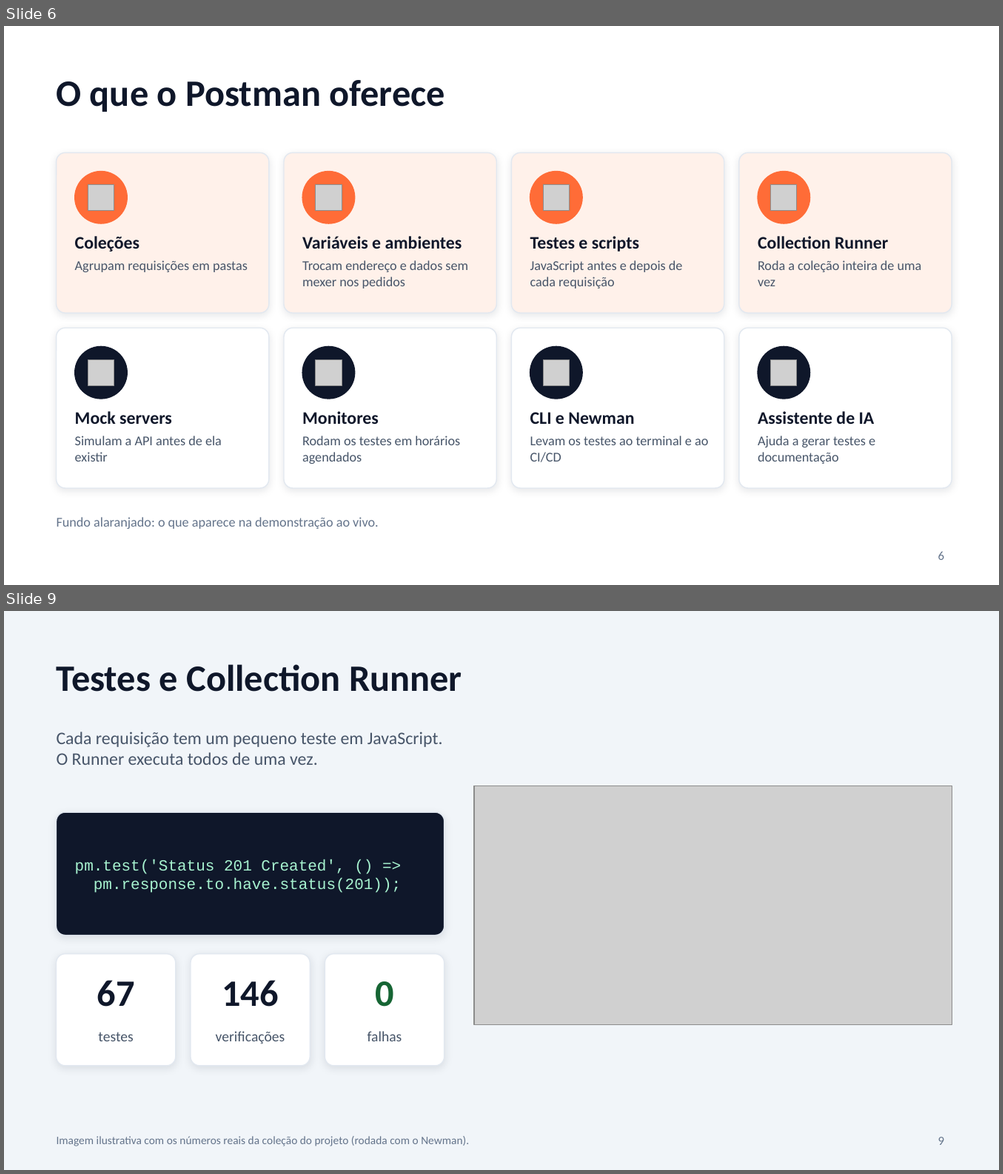
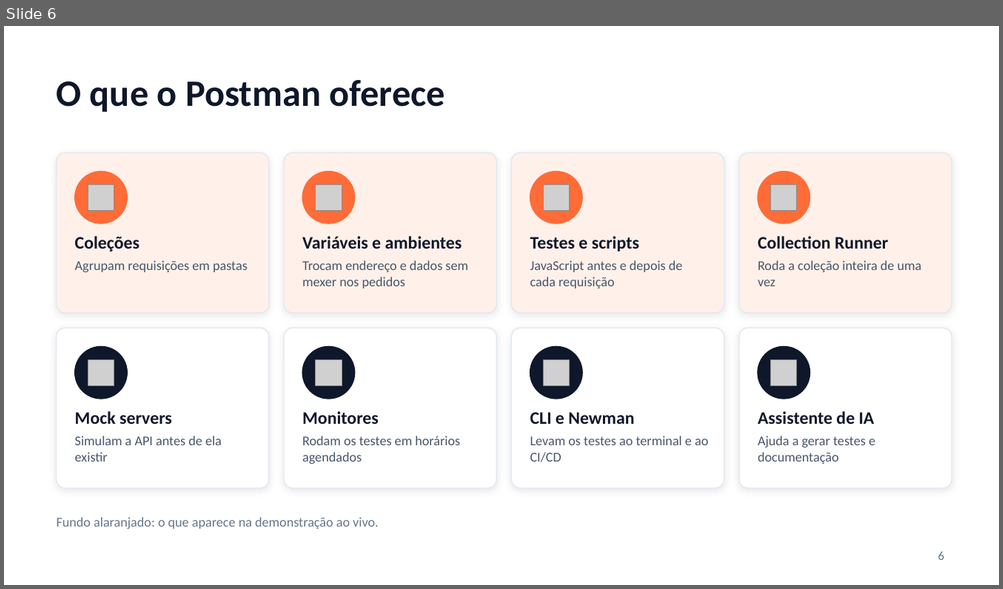
Before and after one commit to marck-2/helpdesk-local-postman, a slide deck: Slides_Postman/Apresentacao_Postman.pptx. Shown one above the other, each under a label of ours: slides 6 and 9 before the commit, slide 6 after it; the slides between them are not shown. The pictures are 1003x1174 and 1003x589 pixels, drawn with LibreOffice and Linux fonts; fonts in the diff are those of the drawing; grey boxes stand for pictures. Boxes give left, top, right and bottom in pixels: in the first picture for what was removed or moved away, otherwise in the second. Text is boxed around its words. In the diff, an @@ line names an element or a change of style, - is before the commit and + after.

```diff
--- a/Slides_Postman/Apresentacao_Postman.pptx
+++ b/Slides_Postman/Apresentacao_Postman.pptx
@@ slide 9 removed at <box>4,611,999,1170</box>, background #F1F5F9 @@
@@ text removed at <box>57,664,462,692</box> @@
-Testes e Collection Runner
@@ text removed at <box>57,732,443,765</box> @@
-Cada requisição tem um pequeno teste em JavaScript. O Runner executa todos de uma vez.
@@ picture removed at <box>474,786,951,1025</box> @@
@@ rounded rectangle removed at <box>57,812,444,936</box> @@
@@ text removed at <box>75,860,401,893</box> @@
-pm.test('Status 201 Created', () =>
-pm.response.to.have.status(201));
@@ rounded rectangle removed at <box>57,954,176,1066</box> @@
@@ rounded rectangle removed at <box>190,954,310,1066</box> @@
@@ rounded rectangle removed at <box>325,954,444,1066</box> @@
@@ text removed at <box>97,980,135,1007</box> @@
-67
@@ text removed at <box>222,980,279,1007</box> @@
-146
@@ text removed at <box>375,982,394,1007</box> @@
-0
@@ text removed at <box>98,1032,133,1042</box> @@
-testes
@@ text removed at <box>216,1031,285,1045</box> @@
-verificações
@@ text removed at <box>367,1031,402,1042</box> @@
-falhas
@@ text removed at <box>57,1136,469,1147</box> @@
-Imagem ilustrativa com os números reais da coleção do projeto (rodada com o Newman).
@@ page number removed at <box>938,1137,944,1145</box> @@
-9
```
Also in this commit, not shown: 4 slides changed, 7 other slides removed, 1 other file.
